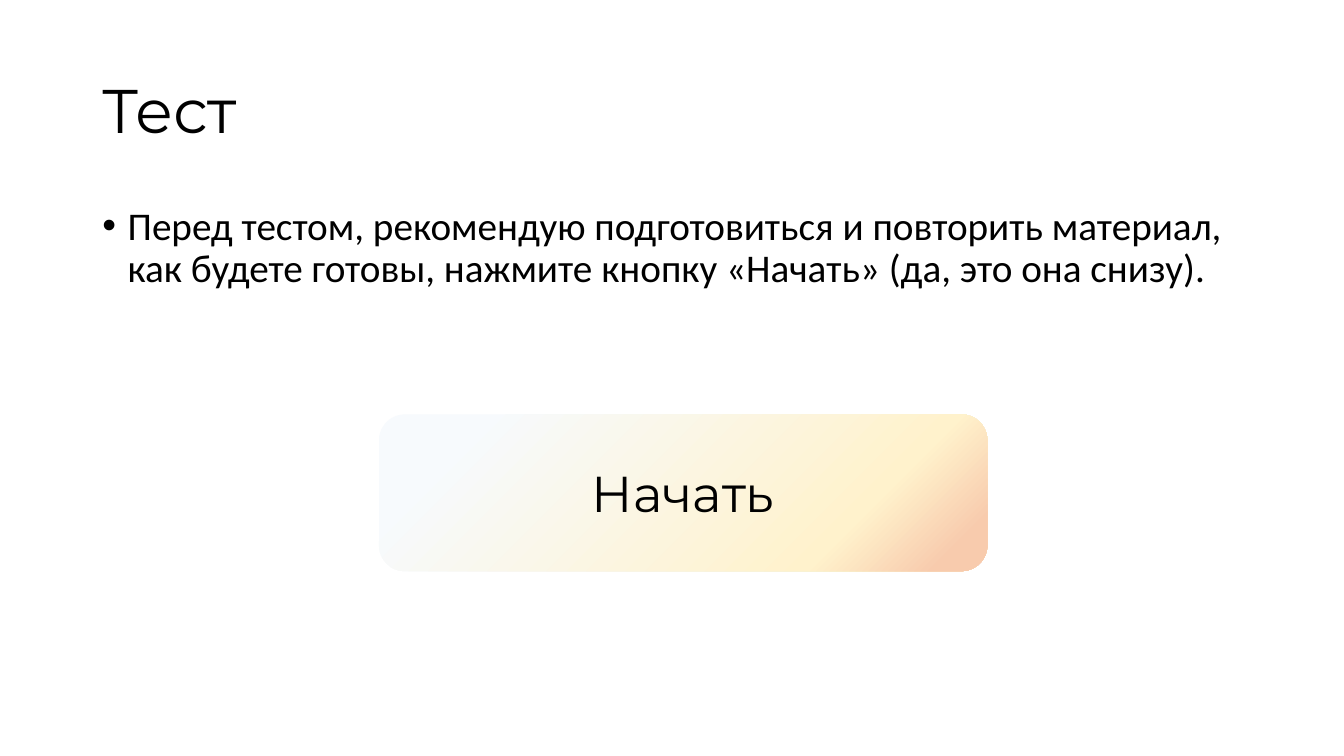
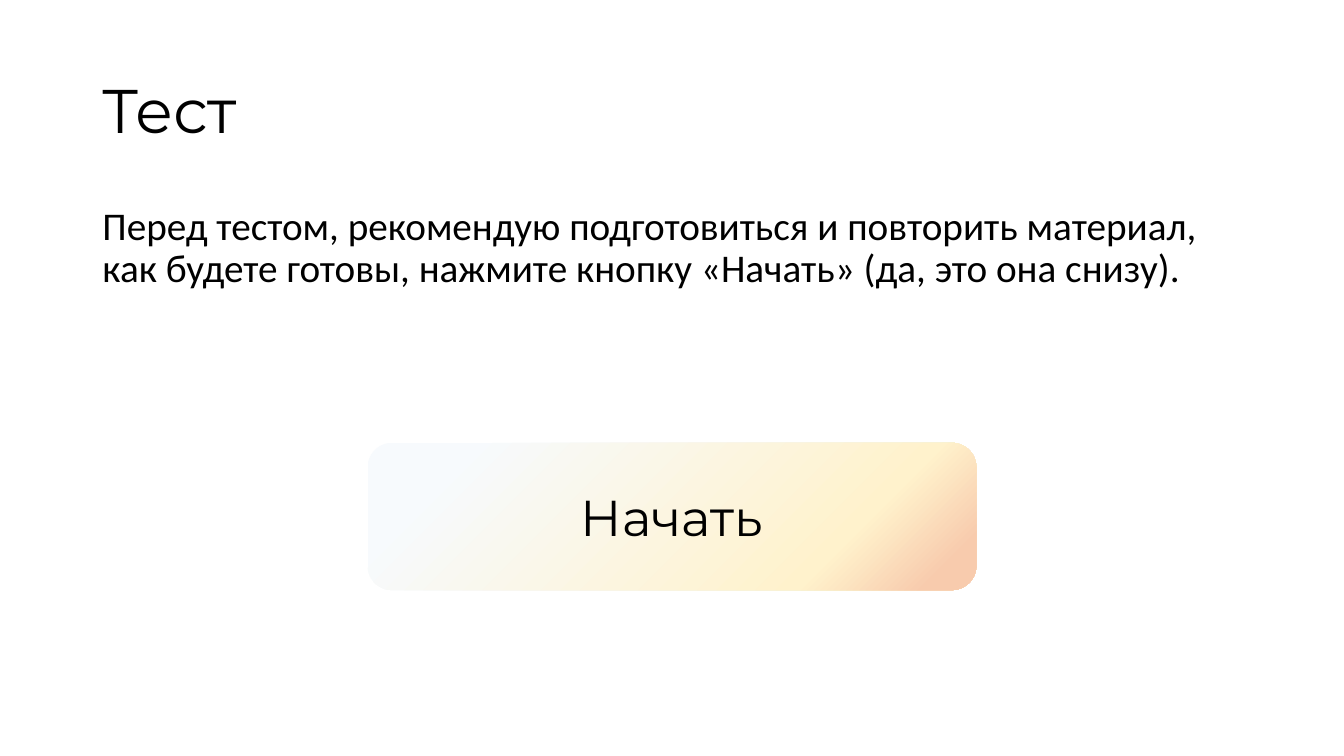
Before and after one commit to suai-materials/abstracts, a slide deck: slide 8 of IT/Лабораторные работы/Тест.pptx (slide 6 before the commit). Drawn at 1344x756 pixels with LibreOffice and Linux fonts; fonts in the diff are those of the drawing. Boxes give left, top, right and bottom in pixels: in the first picture for what was removed or moved away, otherwise in the second. Text is boxed around its words. In the diff, an @@ line names an element or a change of style, - is before the commit and + after.

```diff
--- a/IT/Лабораторные работы/Тест.pptx
+++ b/IT/Лабораторные работы/Тест.pptx
@@ text "Перед тестом, рекомендую подготовиться и ..." at box(102, 215, 1197, 289): bullet • to none @@
@@ rounded rectangle "Начать": place and size @@
-rounded rectangle "Начать" at box(379, 414, 988, 572)
+rounded rectangle "Начать" at box(368, 443, 977, 590)
```
Also in this commit, not shown: 2 other slides changed, 8 slides added, 1 slide removed, 2 other files.
